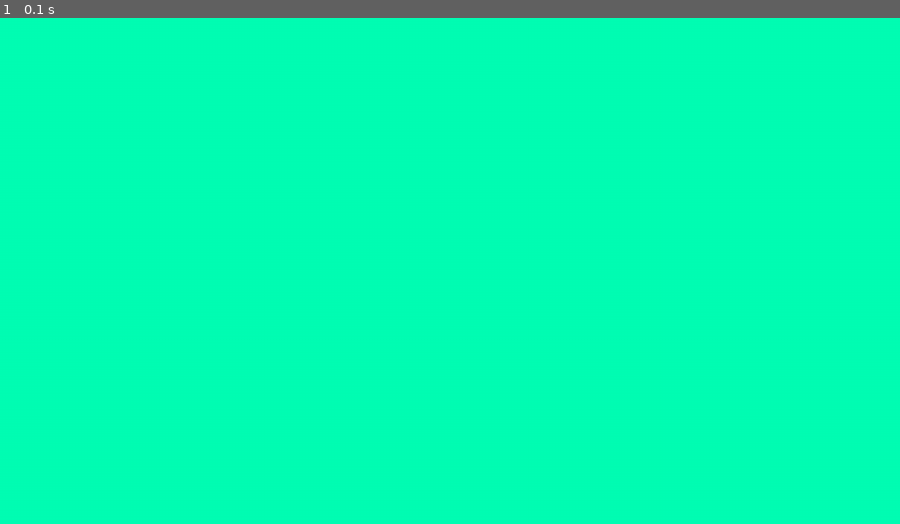
Above: before the commit, frame 1.
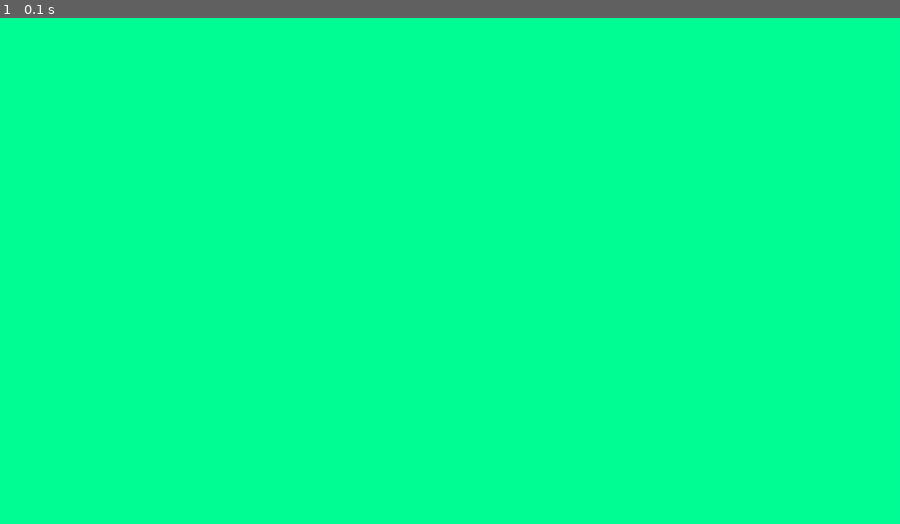
Above: after the commit, the same moment.

Repository: MangoCoder360/BouncingBalls-PyGame
Game: pygame game, started from main.py
Two runs of this game, one before a commit and one after it. Both use one fixed random seed, a clock stepped at 60 frames per second and the inputs below.
Inputs:
- Up to frame 1 (0.1 s): no input

The runs differ from the first frame. In frame 1, 100% of the frame differs, in the area x 0-100%, y 0-100%.

Commit message:
Update main.py

Diff:
--- a/main.py
+++ b/main.py
@@ -4,7 +4,7 @@
 size = (width, height) = (screenInfo.current_w, screenInfo.current_h)
 screen = pygame.display.set_mode(size)
 clock = pygame.time.Clock()
-bgColor = (0, 255, 180)
+bgColor = (0, 255, 150)
 ballImage = pygame.image.load("ball.png")
 ballRect = ballImage.get_rect()
 ballSpeed = pygame.math.Vector2(0.8, 0.8)
